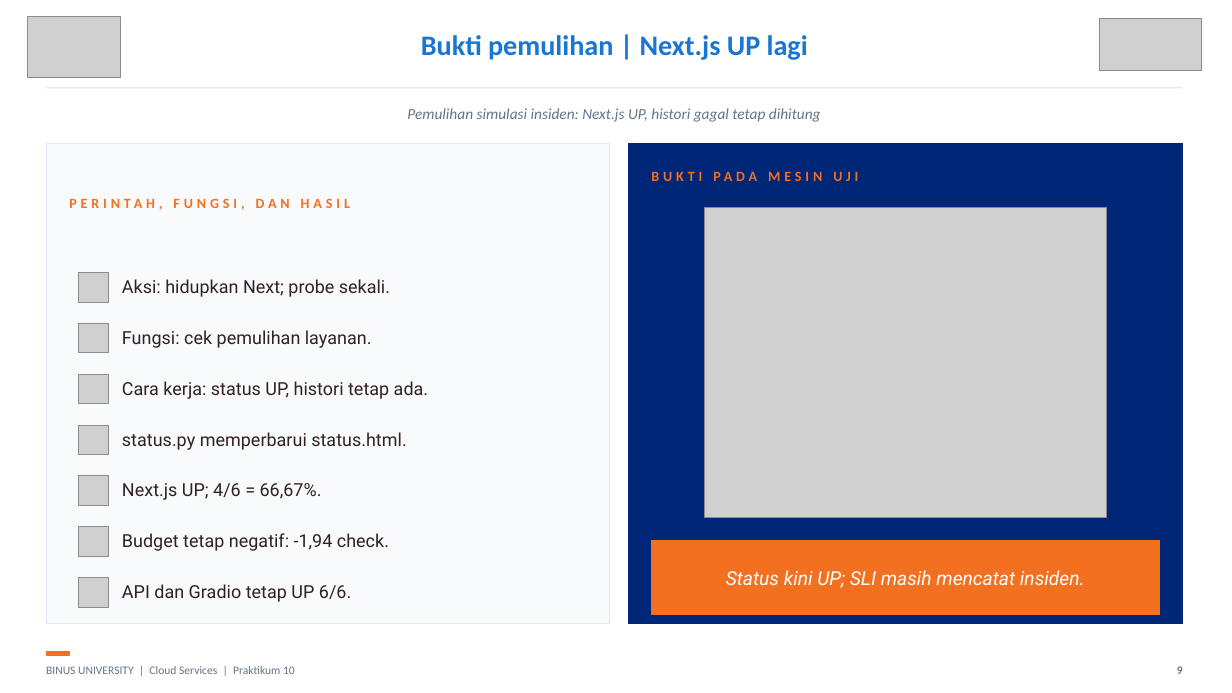
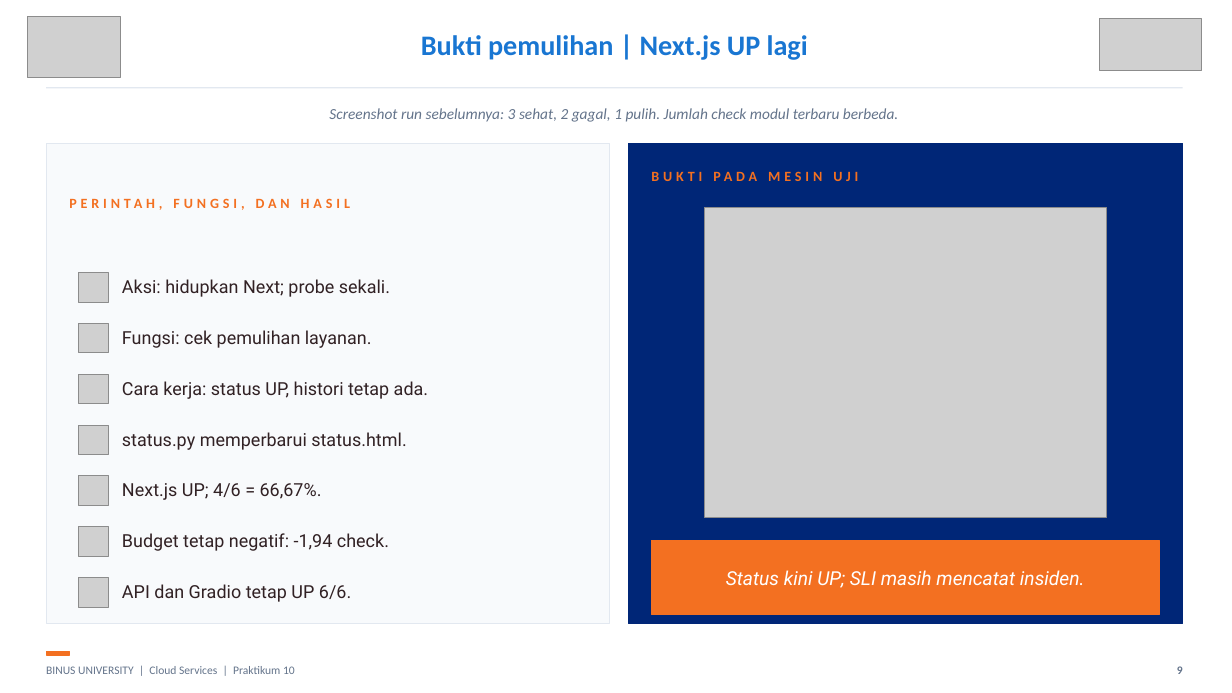
Before and after one commit to SeedFlora/meet10CloudService, a slide deck: slide 9 of slides/LAB10_Monitoring_Status_Bukti_Live.pptx. Drawn at 1232x693 pixels with LibreOffice and Linux fonts; fonts in the diff are those of the drawing; grey boxes stand for pictures. Boxes give left, top, right and bottom in pixels: in the first picture for what was removed or moved away, otherwise in the second. Text is boxed around its words. In the diff, an @@ line names an element or a change of style, - is before the commit and + after.

```diff
--- a/slides/LAB10_Monitoring_Status_Bukti_Live.pptx
+++ b/slides/LAB10_Monitoring_Status_Bukti_Live.pptx
@@ text at [329,108,898,122]: text changed @@
-Pemulihan simulasi insiden: Next.js UP, histori gagal tetap dihitung
+Screenshot run sebelumnya: 3 sehat, 2 gagal, 1 pulih. Jumlah check modul terbaru berbeda.
```
Also in this commit, not shown: 4 other slides changed, 6 other files.
